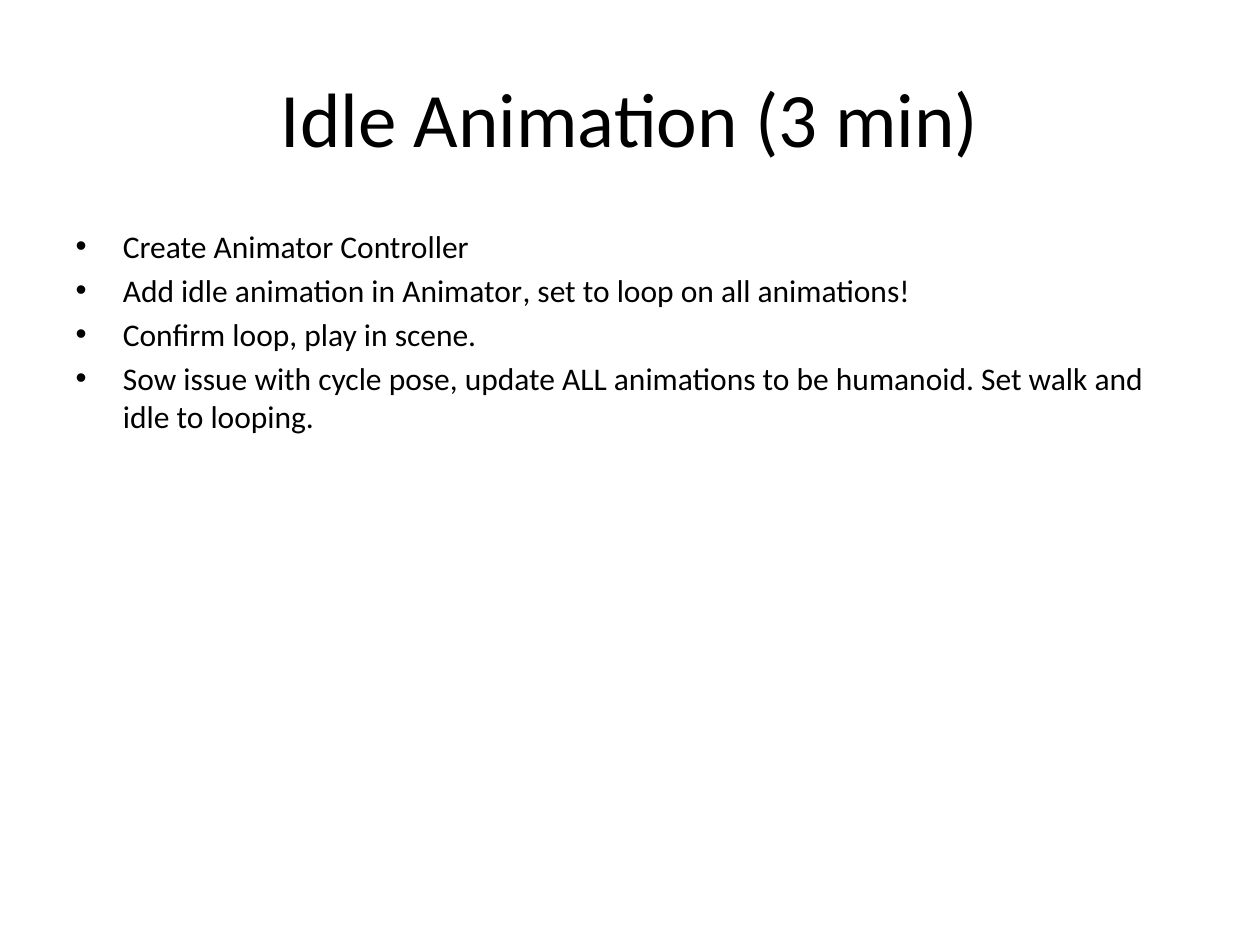
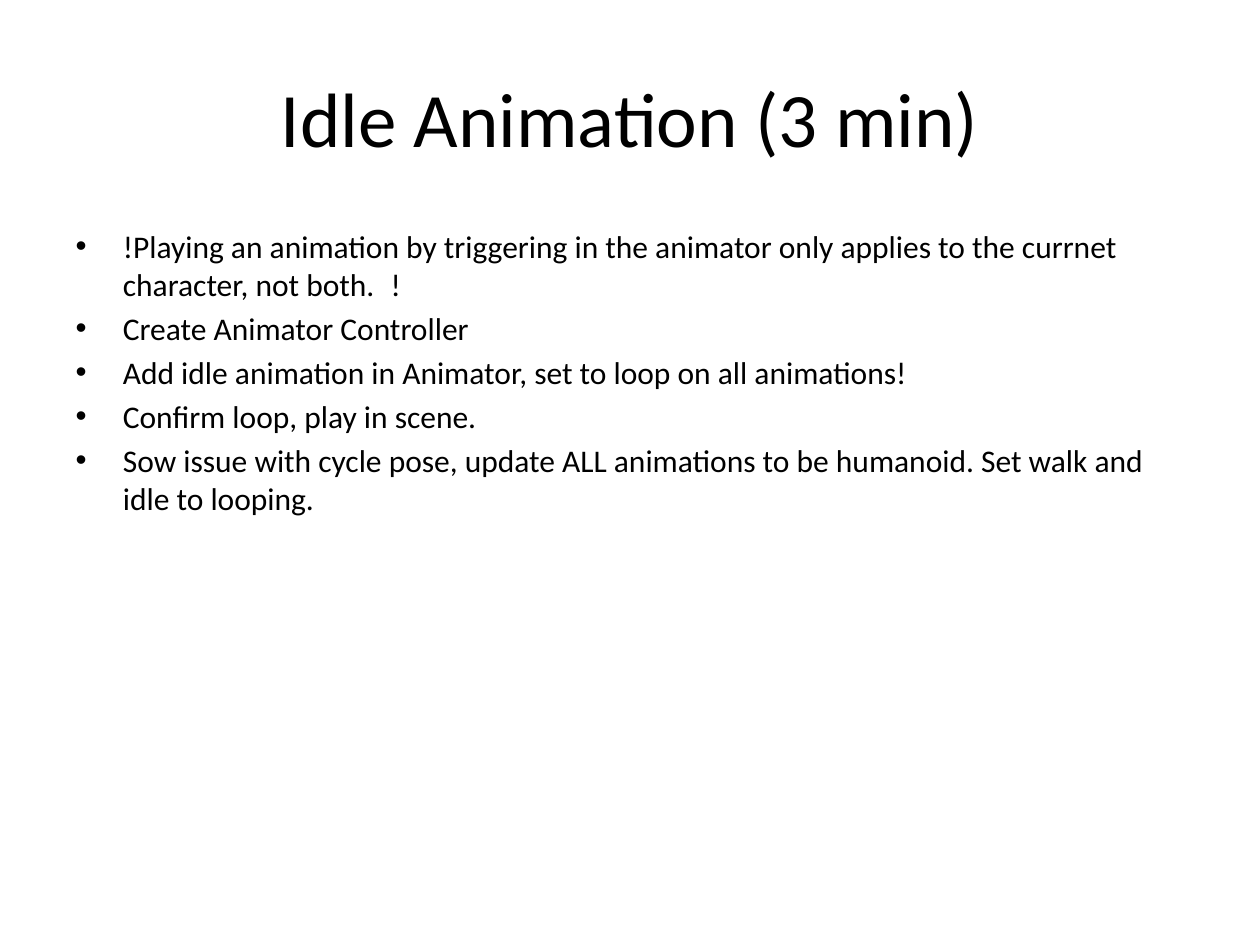
Before and after one commit to endasil/mixamo-talk, a slide deck: slide 2 of mixamo talk checklist.pptx. Drawn at 1260x945 pixels with LibreOffice and Linux fonts; fonts in the diff are those of the drawing. Boxes give left, top, right and bottom in pixels: in the first picture for what was removed or moved away, otherwise in the second. Text is boxed around its words. In the diff, an @@ line names an element or a change of style, - is before the commit and + after.

```diff
--- a/mixamo talk checklist.pptx
+++ b/mixamo talk checklist.pptx
@@ text at (123, 236, 1116, 300): paragraph added @@
+• !Playing an animation by triggering in the animator only applies to the currnet character, not both. !
```
Also in this commit, not shown: 2 other slides changed.
